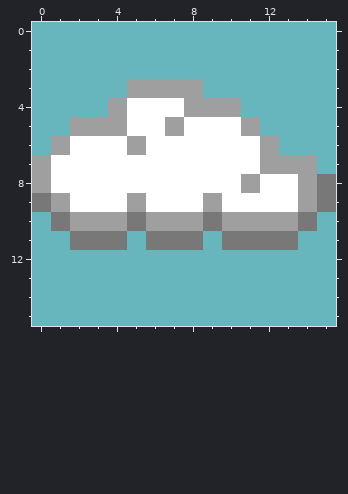
Two versions of one pixel-art sprite, data/weather/03d.png. The picture above is the old version.
The file is 16x16 pixels.
The result:
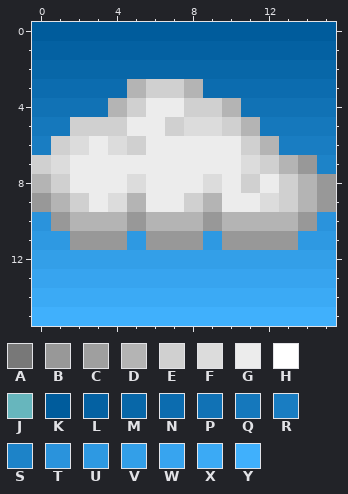
Palette (. is transparent): A #787878  B #989898  C #9f9f9f  D #b4b4b4  E #d0d0d0  F #dcdcdc  G #ececec  H #ffffff  J #67b6bd  K #005c9c  L #0461a2  M #0867a8  N #0c6caf  P #1172b5  Q #1578bc  R #197dc2  S #1d83c8  T #2a93dc  U #2e99e2  V #339fe8  W #37a4ef  X #3baaf5  Y #40b0fc
The exact change:
Changed rows in their new state; - is an unchanged pixel.
first column x 0:
 0 KKKKKKKKKKKKKKKK
 1 LLLLLLLLLLLLLLLL
 2 MMMMMMMMMMMMMMMM
 3 NNNNNDEEDNNNNNNN
 4 PPPPDEGGEEDPPPPP
 5 QQEEEGGEFFEDQQQQ
 6 REFGFEGGGGGEDRRR
 7 EFGGGGGGGGGFEDBS
 8 DEGGGFGGGFGEGEDB
 9 BDEGFDGGEDGGFEDB
10 TBDDDBDDDBDDDDBT
11 UUBBBUBBBUBBBBUU
12 VVVVVVVVVVVVVVVV
13 WWWWWWWWWWWWWWWW
14 XXXXXXXXXXXXXXXX
15 YYYYYYYYYYYYYYYY
